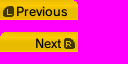
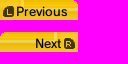
Layers edited between the first and the second (128, 64) image:
renamed "Pasted Layer #2" to "L", showed it, painted on it over [0, 0, 78, 20]
renamed "Previous #1" to "L BG", showed it, opacity 100% → 30%, moved it above "L shoulder", painted on it over [0, 0, 78, 20]
renamed "Pasted Layer" to "L shoulder", moved it above "R", painted on it over [0, 0, 78, 20]
renamed "Pasted Layer #3" to "R", showed it, painted on it over [0, 32, 78, 52]
renamed "Next #1" to "R BG", showed it, opacity 100% → 30%, moved it above "R shoulder", painted on it over [0, 32, 78, 52]
renamed "Pasted Layer #1" to "R shoulder", painted on it over [0, 32, 78, 52]
